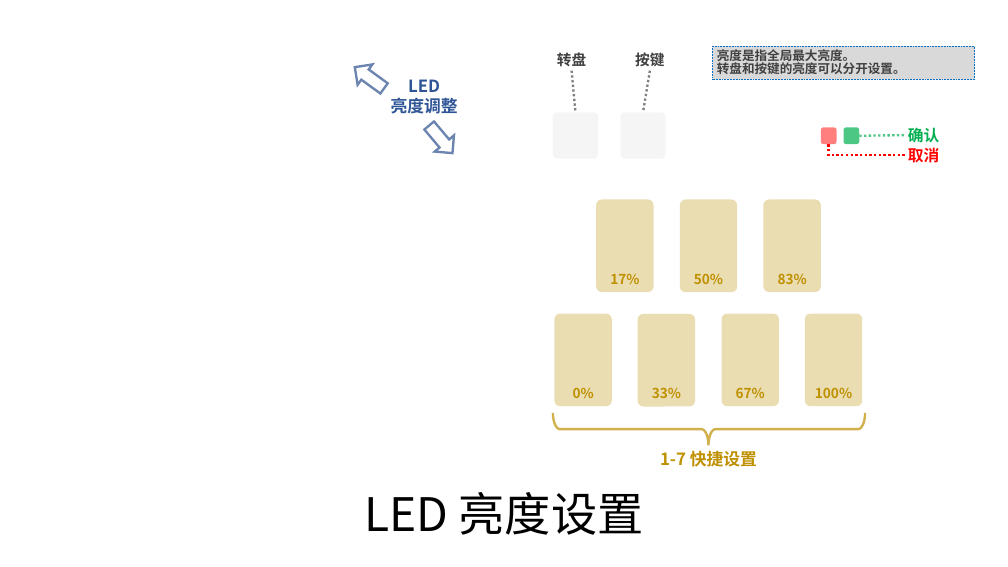
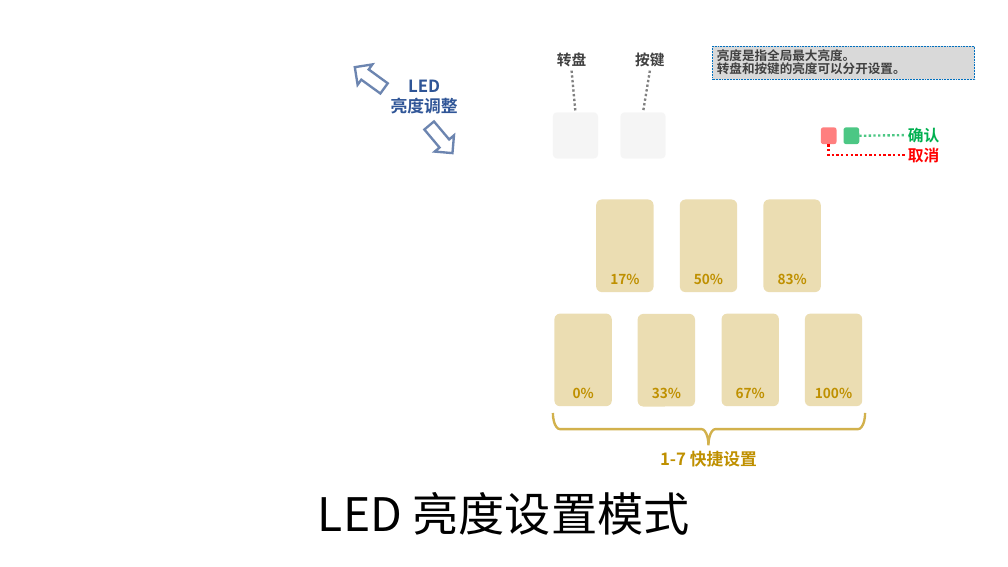
Before and after one commit to whowechina/iidx_pico, a slide deck: slide 12 of doc/IIDX_Pico_Manual.pptx. Drawn at 1008x567 pixels with LibreOffice and Linux fonts; fonts in the diff are those of the drawing; background and template pictures are left out. Boxes give left, top, right and bottom in pixels: in the first picture for what was removed or moved away, otherwise in the second. Text is boxed around its words. In the diff, an @@ line names an element or a change of style, - is before the commit and + after.

```diff
--- a/doc/IIDX_Pico_Manual.pptx
+++ b/doc/IIDX_Pico_Manual.pptx
@@ title at bbox=[318, 492, 690, 535]: text changed @@
-LED 亮度设置
+LED 亮度设置模式
```
Also in this commit, not shown: 9 other slides changed, 10 slides added, 1 slide removed.
